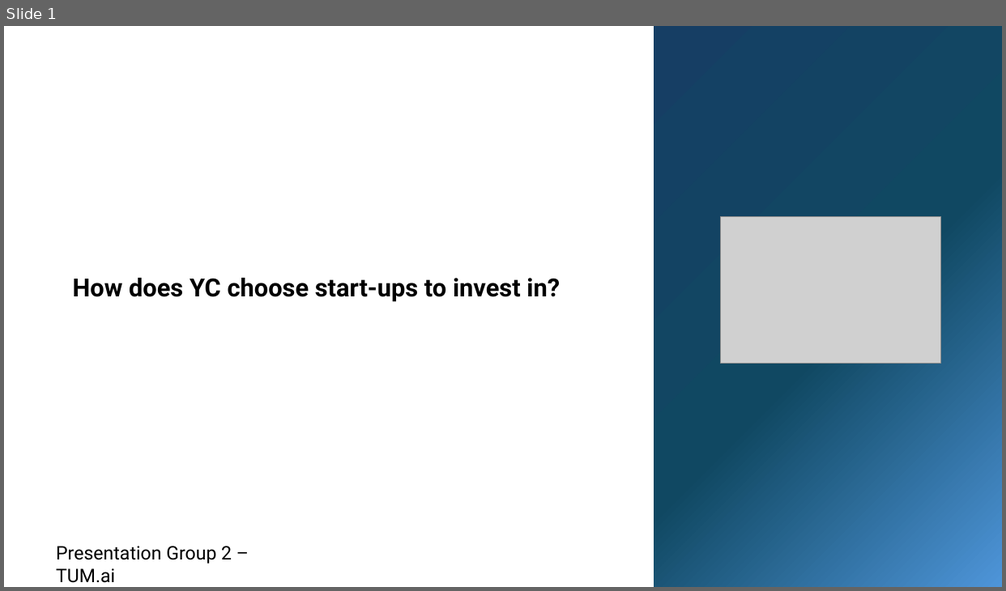
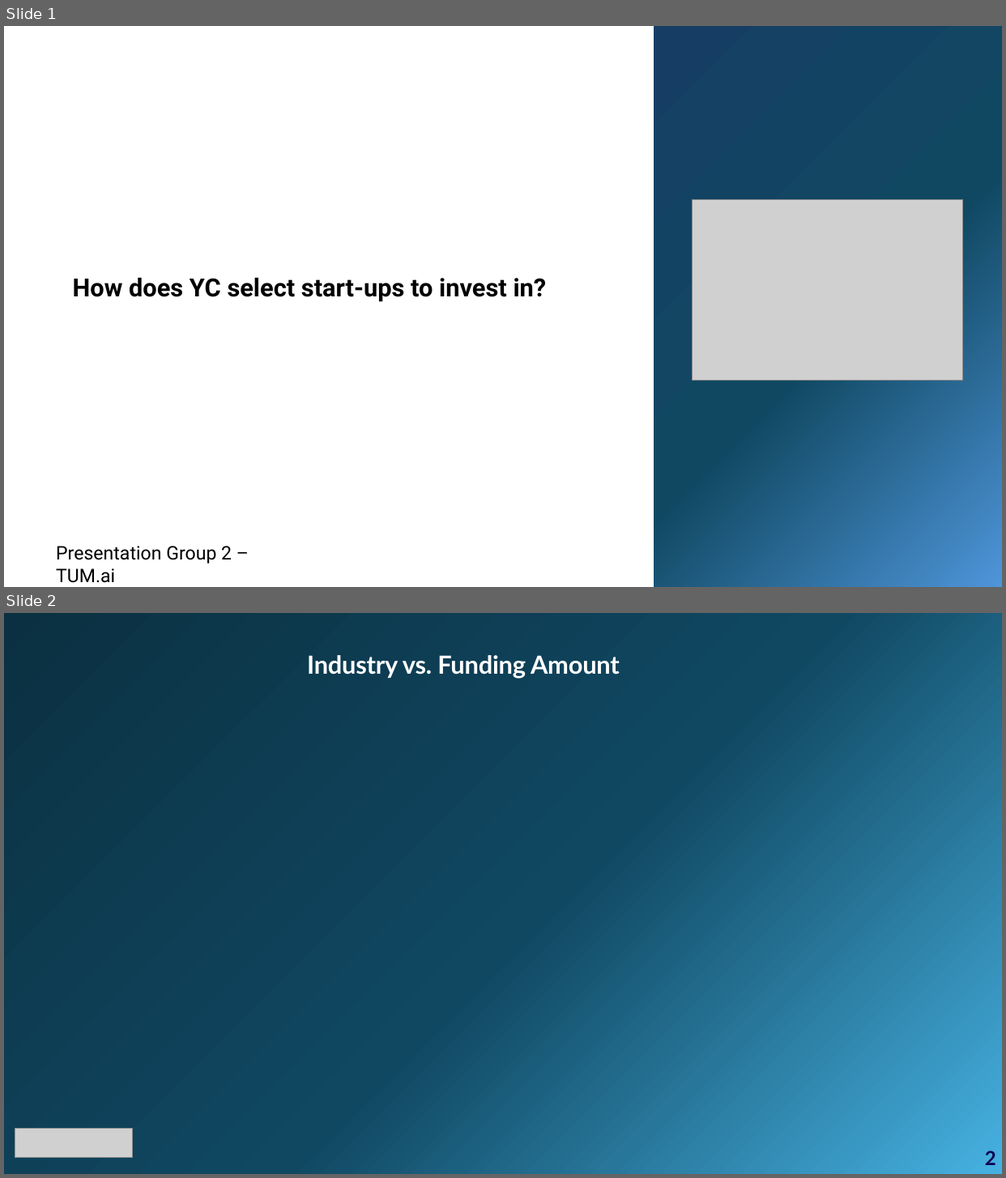
Before and after one commit to MatthiasSagerer/tumai-onboarding-challenge, a slide deck: fabian/presentation_tumai_group2.pptx. Shown one above the other, each under a label of ours: slide 1 before the commit, slides 1 and 2 after it. The pictures are 1006x591 and 1006x1178 pixels, drawn with LibreOffice and Linux fonts; fonts in the diff are those of the drawing; grey boxes stand for pictures. Boxes give left, top, right and bottom in pixels: in the first picture for what was removed or moved away, otherwise in the second. Text is boxed around its words. In the diff, an @@ line names an element or a change of style, - is before the commit and + after.

```diff
--- a/fabian/presentation_tumai_group2.pptx
+++ b/fabian/presentation_tumai_group2.pptx
@@ slide 2 added at (4,613,1002,1174), background #FFFFFF @@
@@ rounded rectangle added at (4,613,1002,1174), fill gradient #0B3041 to #104862 to #46B1E1 @@
@@ text added at (307,655,620,679), 24 pt, text #FFFFFF, bold @@
+Industry vs. Funding Amount
@@ picture added at (15,1129,132,1158) @@
@@ text added at (985,1151,996,1165), 18.7 pt, text #0D0451, bold @@
+2
@@ slide 1 changed as well @@
@@ picture: place and size @@
-picture at (720,217,940,364)
+picture at (692,199,963,380)
@@ text at (73,278,547,302): text changed @@
-How does YC choose start-ups to invest in?
+How does YC select start-ups to invest in?
```
Also in this commit, not shown: 3 other slides added, 1 slide removed.
